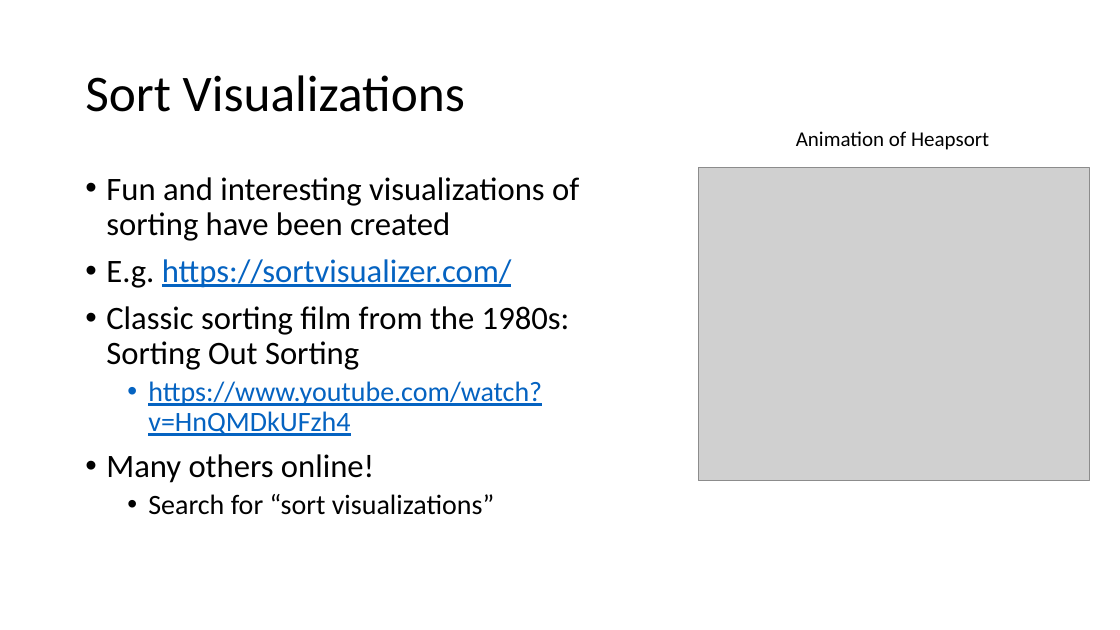
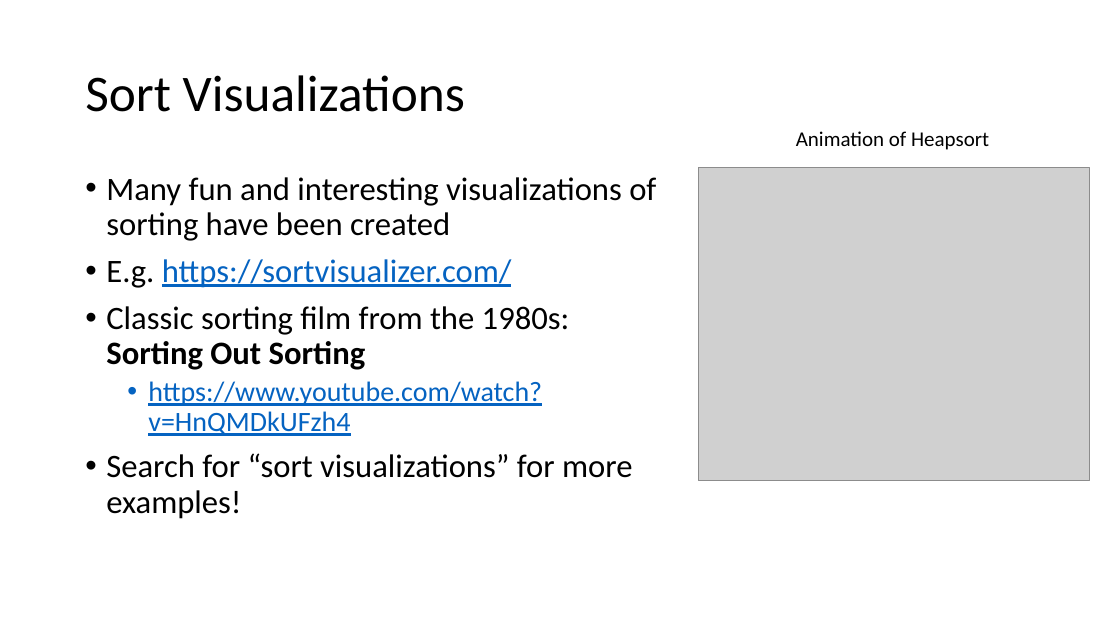
Before and after one commit to tjd1234/cmpt225fall2023, a slide deck: slide 73 of lecture_notes/week9/week9_sorting.pptx (slide 71 before the commit). Drawn at 1120x630 pixels with LibreOffice and Linux fonts; fonts in the diff are those of the drawing; grey boxes stand for pictures. Boxes give left, top, right and bottom in pixels: in the first picture for what was removed or moved away, otherwise in the second. Text is boxed around its words. In the diff, an @@ line names an element or a change of style, - is before the commit and + after.

```diff
--- a/lecture_notes/week9/week9_sorting.pptx
+++ b/lecture_notes/week9/week9_sorting.pptx
@@ text at box(106, 177, 656, 241): text changed @@
-• Fun and interesting visualizations of sorting have been created
+• Many fun and interesting visualizations of sorting have been created
@@ text at box(106, 306, 570, 370): bold on in "Sorting Out Sorting" @@
@@ text at box(106, 453, 632, 519): text changed; size 24 to 28 pt @@
-• Many others online!
-  • Search for “sort visualizations”
+• Search for “sort visualizations” for more examples!
```
Also in this commit, not shown: 27 other slides changed, 3 slides added, 1 slide removed, 2 other files.
